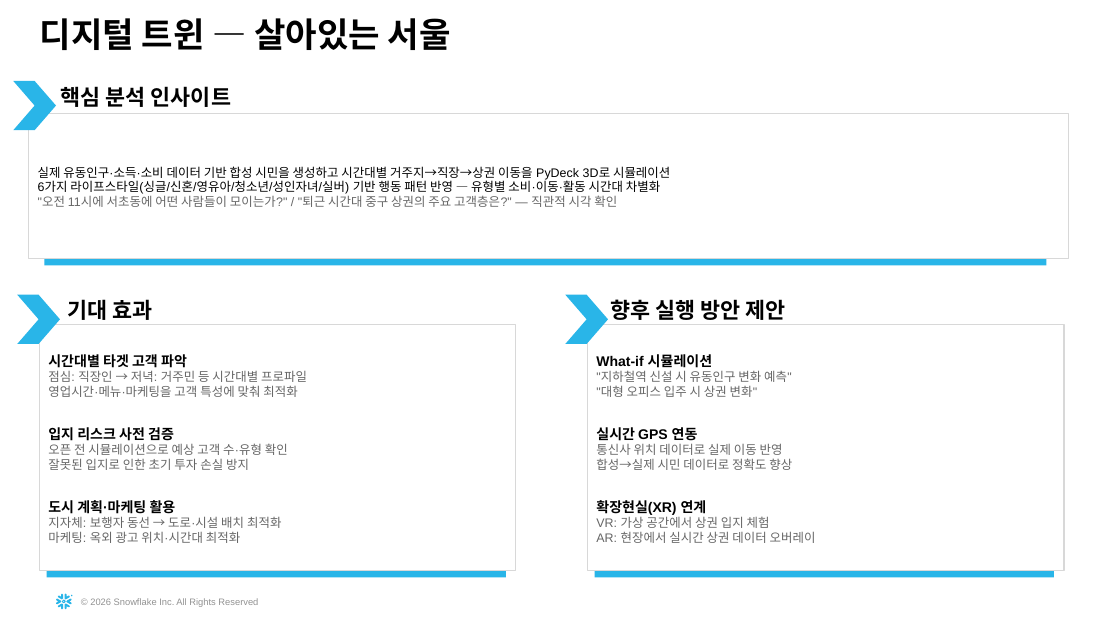
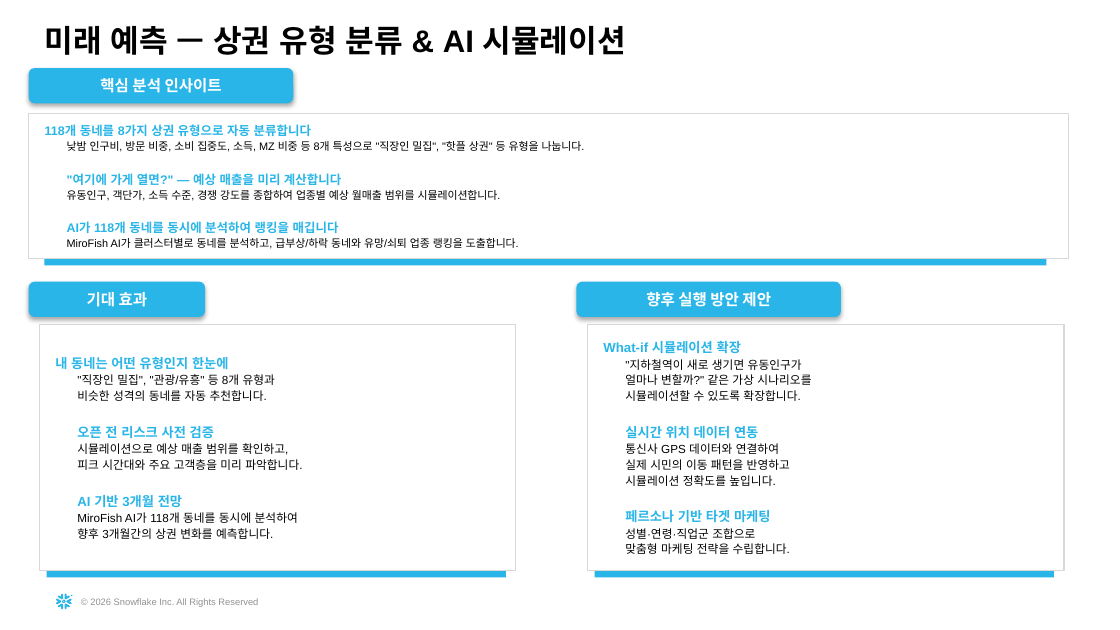
Before and after one commit to snowF3/streamlit, a slide deck: slide 5 of 동네엑스레이_발표자료.pptx (slide 7 before the commit). Drawn at 1120x630 pixels with LibreOffice and Linux fonts; fonts in the diff are those of the drawing. Boxes give left, top, right and bottom in pixels: in the first picture for what was removed or moved away, otherwise in the second. Text is boxed around its words. In the diff, an @@ line names an element or a change of style, - is before the commit and + after.

```diff
--- a/동네엑스레이_발표자료.pptx
+++ b/동네엑스레이_발표자료.pptx
@@ text at (45, 25, 626, 55): text changed; size 22 to 20 pt @@
-디지털 트윈 — 살아있는 서울
+미래 예측 — 상권 유형 분류 & AI 시뮬레이션
@@ chevron removed at (13, 81, 56, 130) @@
@@ size 14 to 10 pt, font Noto Sans CJK KR to Arial, text colour #000000 to #FFFFFF; vertical alignment top to middle; fill none to #29B5E8; shadow on in 3 elements at (29, 282, 205, 317), (577, 282, 841, 317), (29, 68, 293, 103) @@
@@ rounded rectangle "핵심 분석 인사이트": place and size @@
-rounded rectangle "핵심 분석 인사이트" at (61, 86, 231, 107)
+rounded rectangle "핵심 분석 인사이트" at (29, 68, 293, 103)
@@ text in rectangle at (45, 124, 585, 249): text changed; size 8 to 7 pt @@
-실제 유동인구·소득·소비 데이터 기반 합성 시민을 생성하고 시간대별 거주지→직장→상권 이동을 PyDeck 3D로 시뮬레이션
-6가지 라이프스타일(싱글/신혼/영유아/청소년/성인자녀/실버) 기반 행동 패턴 반영 — 유형별 소비·이동·활동 시간대 차별화
-"오전 11시에 서초동에 어떤 사람들이 모이는가?" / "퇴근 시간대 중구 상권의 주요 고객층은?" — 직관적 시각 확인
+118개 동네를 8가지 상권 유형으로 자동 분류합니다
+낮밤 인구비, 방문 비중, 소비 집중도, 소득, MZ 비중 등 8개 특성으로 "직장인 밀집", "핫플 상권" 등 유형을 나눕니다.
+"여기에 가게 열면?" — 예상 매출을 미리 계산합니다
+유동인구, 객단가, 소득 수준, 경쟁 강도를 종합하여 업종별 예상 월매출 범위를 시뮬레이션합니다.
+AI가 118개 동네를 동시에 분석하여 랭킹을 매깁니다
+MiroFish AI가 클러스터별로 동네를 분석하고, 급부상/하락 동네와 유망/쇠퇴 업종 랭킹을 도출합니다.
@@ chevron removed at (17, 295, 59, 344) @@
@@ rounded rectangle "기대 효과": place and size @@
-rounded rectangle "기대 효과" at (67, 299, 152, 320)
+rounded rectangle "기대 효과" at (29, 282, 205, 317)
@@ chevron removed at (566, 295, 608, 344) @@
@@ rounded rectangle "향후 실행 방안 제안": place and size @@
-rounded rectangle "향후 실행 방안 제안" at (610, 299, 785, 320)
+rounded rectangle "향후 실행 방안 제안" at (577, 282, 841, 317)
@@ text in rectangle at (55, 357, 302, 539): text changed; size 8 to 7.5 pt; text colour #666666 to #000000 @@
-시간대별 타겟 고객 파악
-점심: 직장인 → 저녁: 거주민 등 시간대별 프로파일
-영업시간·메뉴·마케팅을 고객 특성에 맞춰 최적화
-입지 리스크 사전 검증
-오픈 전 시뮬레이션으로 예상 고객 수·유형 확인
-잘못된 입지로 인한 초기 투자 손실 방지
-도시 계획·마케팅 활용
-지자체: 보행자 동선 → 도로·시설 배치 최적화
-마케팅: 옥외 광고 위치·시간대 최적화
+내 동네는 어떤 유형인지 한눈에
+"직장인 밀집", "관광/유흥" 등 8개 유형과
+비슷한 성격의 동네를 자동 추천합니다.
+오픈 전 리스크 사전 검증
+시뮬레이션으로 예상 매출 범위를 확인하고,
+피크 시간대와 주요 고객층을 미리 파악합니다.
+AI 기반 3개월 전망
+MiroFish AI가 118개 동네를 동시에 분석하여
+향후 3개월간의 상권 변화를 예측합니다.
@@ text in rectangle at (603, 341, 811, 554): text changed; size 8 to 7.5 pt; text colour #666666 to #000000 @@
-What-if 시뮬레이션
-"지하철역 신설 시 유동인구 변화 예측"
-"대형 오피스 입주 시 상권 변화"
-실시간 GPS 연동
-통신사 위치 데이터로 실제 이동 반영
-합성→실제 시민 데이터로 정확도 향상
-확장현실(XR) 연계
-VR: 가상 공간에서 상권 입지 체험
-AR: 현장에서 실시간 상권 데이터 오버레이
+What-if 시뮬레이션 확장
+"지하철역이 새로 생기면 유동인구가
+얼마나 변할까?" 같은 가상 시나리오를
+시뮬레이션할 수 있도록 확장합니다.
+실시간 위치 데이터 연동
+통신사 GPS 데이터와 연결하여
+실제 시민의 이동 패턴을 반영하고
+시뮬레이션 정확도를 높입니다.
+페르소나 기반 타겟 마케팅
+성별·연령·직업군 조합으로
+맞춤형 마케팅 전략을 수립합니다.
```
Also in this commit, not shown: 4 other slides changed, 2 slides removed.
